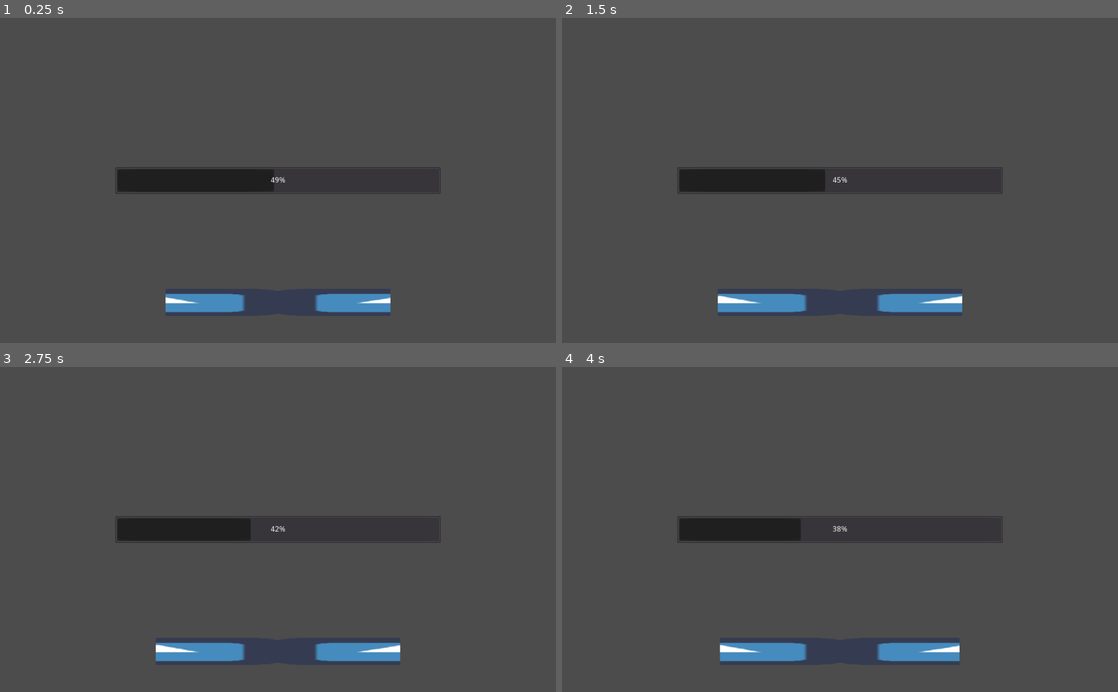
Above: before the commit, frames 1-4 (two rows, left to right).
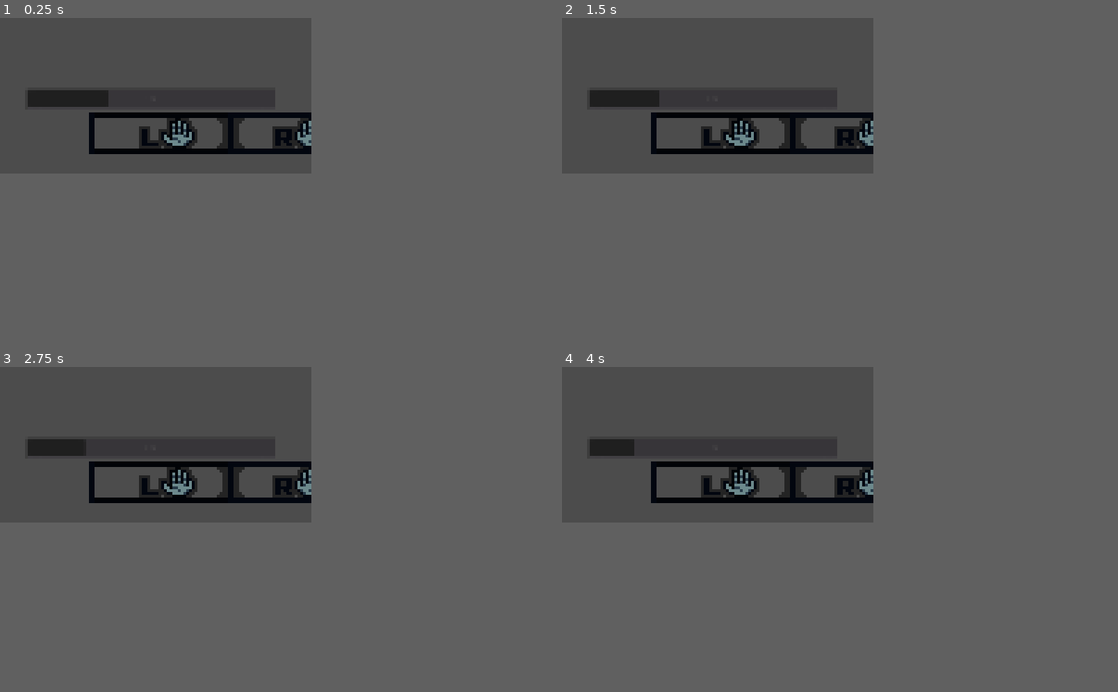
Above: after the commit, the same moments.

Repository: chris-janidlo/mini-jam-114
Game: Godot game, scene res://levels/Main.tscn
Two runs of this game, one before a commit and one after it. Both use one fixed random seed, a clock stepped at 60 frames per second and the inputs below. Before the commit the project has no main scene; this scene is started directly in both runs. The engine's default icon, where the game draws it, is replaced by a stand-in: a white triangle on a blue panel in a dark square.
Inputs:
- Up to frame 1 (0.25 s): no input
- Up to frame 2 (1.5 s): no input
- Up to frame 3 (2.75 s): no input
- Up to frame 4 (4 s): tap Enter at 2.75 s
In our replay, the window is 800x468 before the commit and 448x224 after it. These sizes can differ from the game's own. Grey fills any space a smaller window leaves; there, only what the larger window draws over its background counts as a difference.

The runs differ from the first frame. In frame 1, 7.7% of the frame differs, in the area x 5-80%, y 22-91%; in frame 2, 7.7%; in frame 3, 7.4%; in frame 4, 7.1%.

Commit message:
Imported all the art

Diff:
--- /dev/null
+++ b/Game.tscn
@@ -0,0 +1,34 @@
+[gd_scene load_steps=5 format=2]
+
+[ext_resource path="res://UI/Tug of War.tscn" type="PackedScene" id=1]
+[ext_resource path="res://UI/Power Meter.tscn" type="PackedScene" id=2]
+[ext_resource path="res://art/game_bg.png" type="Texture" id=3]
+[ext_resource path="res://character.tscn" type="PackedScene" id=4]
+
+[node name="Game" type="Node2D"]
+
+[node name="GameBg" type="Sprite" parent="."]
+position = Vector2( 56, 28 )
+texture = ExtResource( 3 )
+
+[node name="Power Meter" parent="." instance=ExtResource( 2 )]
+anchor_right = 0.77
+margin_left = 5.0
+margin_top = 38.0
+margin_right = 117.0
+margin_bottom = 43.0
+
+[node name="Tug of War" parent="." instance=ExtResource( 1 )]
+visible = false
+margin_left = 54.0
+margin_top = 0.999998
+margin_right = 94.0
+margin_bottom = 41.0
+
+[node name="character1" parent="." instance=ExtResource( 4 )]
+position = Vector2( 22, 28 )
+
+[node name="character2" parent="." instance=ExtResource( 4 )]
+position = Vector2( 91, 28 )
+scale = Vector2( -1, 1 )
+enemy = true
--- a/UI/Power Meter.tscn
+++ b/UI/Power Meter.tscn
@@ -1,33 +1,47 @@
-[gd_scene load_steps=3 format=2]
+[gd_scene load_steps=6 format=2]
 
-[ext_resource path="res://icon.png" type="Texture" id=1]
+[ext_resource path="res://art/right_hand_bg.png" type="Texture" id=1]
 [ext_resource path="res://UI/Power Meter.gd" type="Script" id=2]
+[ext_resource path="res://art/right_hand_border.png" type="Texture" id=3]
+[ext_resource path="res://art/left_hand_border.png" type="Texture" id=4]
+[ext_resource path="res://art/left_hand_bg.png" type="Texture" id=5]
 
 [node name="Power Meter" type="Control"]
-anchor_left = 0.5
-anchor_top = 1.0
-anchor_right = 0.5
+anchor_right = 1.0
 anchor_bottom = 1.0
-margin_left = -450.0
-margin_top = -100.0
-margin_right = 450.0
-margin_bottom = -50.0
+margin_bottom = -51.0
 script = ExtResource( 2 )
 left_progress_bar = NodePath("Left Hand")
 right_progress_bar = NodePath("Right Hand")
 
 [node name="Right Hand" type="TextureProgress" parent="."]
-anchor_left = 0.5
+anchor_top = 0.4
 anchor_right = 1.0
-anchor_bottom = 1.0
+anchor_bottom = 2.6
+margin_left = 52.0
+margin_right = -12.0
 value = 50.0
 texture_progress = ExtResource( 1 )
 nine_patch_stretch = true
 
 [node name="Left Hand" type="TextureProgress" parent="."]
-anchor_right = 0.5
-anchor_bottom = 1.0
-value = 20.0
-texture_progress = ExtResource( 1 )
+anchor_top = 0.4
+anchor_right = 1.0
+anchor_bottom = 2.6
+margin_left = 2.0
+margin_right = -62.0
+value = 50.0
+texture_progress = ExtResource( 5 )
 fill_mode = 1
 nine_patch_stretch = true
+
+[node name="left_hand_texture" type="TextureRect" parent="."]
+margin_right = 52.0
+margin_bottom = 15.0
+texture = ExtResource( 4 )
+
+[node name="right_hand_texture" type="TextureRect" parent="."]
+margin_left = 50.0
+margin_right = 102.0
+margin_bottom = 15.0
+texture = ExtResource( 3 )
--- a/UI/Tug of War.tscn
+++ b/UI/Tug of War.tscn
@@ -3,14 +3,10 @@
 [ext_resource path="res://UI/Tug of War.gd" type="Script" id=1]
 
 [node name="Tug of War" type="Control"]
-anchor_left = 0.5
-anchor_top = 0.5
-anchor_right = 0.5
-anchor_bottom = 0.5
-margin_left = -20.0
-margin_top = -20.0
-margin_right = 20.0
-margin_bottom = 20.0
+anchor_right = 1.0
+anchor_bottom = 1.0
+margin_bottom = -16.0
+rect_scale = Vector2( 0.15, 0.15 )
 script = ExtResource( 1 )
 progress_bar = NodePath("Progress Bar")
 
@@ -23,3 +19,5 @@
 margin_top = -25.0
 margin_right = 300.0
 margin_bottom = 25.0
+min_value = 24.0
+value = 25.0
--- /dev/null
+++ b/beam.gd
@@ -0,0 +1,17 @@
+extends Node2D
+
+
+# Declare member variables here. Examples:
+# var a = 2
+# var b = "text"
+
+
+# Called when the node enters the scene tree for the first time.
+func _ready():
+	pass # Replace with function body.
+
+
+# Called every frame. 'delta' is the elapsed time since the previous frame.
+func _process(delta):
+	$ball.position.x = get_parent().get_node("Tug of War")._bar.value - 50
+	print(get_parent().get_node("Tug of War")._bar.value - 50)
--- /dev/null
+++ b/beam.tscn
@@ -0,0 +1,14 @@
+[gd_scene load_steps=4 format=2]
+
+[ext_resource path="res://art/beam_ball.png" type="Texture" id=1]
+[ext_resource path="res://art/beam.png" type="Texture" id=2]
+[ext_resource path="res://beam.gd" type="Script" id=3]
+
+[node name="beam" type="Node2D"]
+script = ExtResource( 3 )
+
+[node name="beam" type="Sprite" parent="."]
+texture = ExtResource( 2 )
+
+[node name="ball" type="Sprite" parent="."]
+texture = ExtResource( 1 )
--- /dev/null
+++ b/character.gd
@@ -0,0 +1,25 @@
+extends Sprite
+
+
+#false = player, true = enemy
+export var enemy : bool
+
+
+func _ready():
+	if enemy == false:
+		self.texture = preload("res://art/player_sprite_sheet.png")
+	elif enemy == true:
+		self.texture = preload("res://art/enemy_sprite_sheet.png")
+
+
+# Called every frame. 'delta' is the elapsed time since the previous frame.
+#func _process(delta):
+#	pass
+
+func beam_spawn():
+	if enemy == false:
+		var beam = load("res://beam.tscn")
+		var beam_instance = beam.instance()
+		get_parent().add_child(beam_instance)
+		get_parent().get_node("beam").position = Vector2(56.5, 28.5)
+#		get_parent().get_node("beam").started = true
--- /dev/null
+++ b/character.tscn
@@ -0,0 +1,46 @@
+[gd_scene load_steps=4 format=2]
+
+[ext_resource path="res://art/player_sprite_sheet.png" type="Texture" id=1]
+[ext_resource path="res://character.gd" type="Script" id=2]
+
+[sub_resource type="Animation" id=1]
+resource_name = "start"
+length = 1.33333
+step = 0.0166667
+tracks/0/type = "value"
+tracks/0/path = NodePath(".:frame")
+tracks/0/interp = 1
+tracks/0/loop_wrap = true
+tracks/0/imported = false
+tracks/0/enabled = true
+tracks/0/keys = {
+"times": PoolRealArray( 0, 0.166667, 0.333333, 0.5, 0.666667, 0.833333, 1, 1.08333, 1.16667, 1.25 ),
+"transitions": PoolRealArray( 1, 1, 1, 1, 1, 1, 1, 1, 1, 1 ),
+"update": 1,
+"values": [ 0, 1, 0, 1, 0, 1, 2, 3, 4, 5 ]
+}
+tracks/1/type = "method"
+tracks/1/path = NodePath(".")
+tracks/1/interp = 1
+tracks/1/loop_wrap = true
+tracks/1/imported = false
+tracks/1/enabled = true
+tracks/1/keys = {
+"times": PoolRealArray( 1.25 ),
+"transitions": PoolRealArray( 1 ),
+"values": [ {
+"args": [  ],
+"method": "beam_spawn"
+} ]
+}
+
+[node name="character" type="Sprite"]
+position = Vector2( 54, 28 )
+texture = ExtResource( 1 )
+hframes = 6
+frame = 1
+script = ExtResource( 2 )
+
+[node name="anim" type="AnimationPlayer" parent="."]
+autoplay = "start"
+anims/start = SubResource( 1 )
--- a/levels/Main.tscn
+++ b/levels/Main.tscn
@@ -3,10 +3,18 @@
 [ext_resource path="res://UI/Power Meter.tscn" type="PackedScene" id=1]
 [ext_resource path="res://UI/Tug of War.tscn" type="PackedScene" id=2]
 
-[node name="Main" type="Control"]
+[node name="ui" type="Control"]
 anchor_right = 1.0
 anchor_bottom = 1.0
 
 [node name="Power Meter" parent="." instance=ExtResource( 1 )]
+margin_left = 32.0
+margin_top = 34.0
+margin_right = 32.0
+margin_bottom = 34.0
 
 [node name="Tug of War" parent="." instance=ExtResource( 2 )]
+margin_left = 46.0
+margin_top = 25.0
+margin_right = 46.0
+margin_bottom = 25.0
--- a/project.godot
+++ b/project.godot
@@ -21,11 +21,48 @@
 [application]
 
 config/name="mini jam 114"
+run/main_scene="res://Game.tscn"
 config/icon="res://icon.png"
 
 [autoload]
 
 BeamManager="*res://Beam Manager.tscn"
+
+[debug]
+
+settings/fps/force_fps=60
+settings/stdout/print_fps=true
+
+[display]
+
+window/size/width=112
+window/size/height=56
+window/stretch/mode="viewport"
+window/stretch/aspect="keep"
+
+[importer_defaults]
+
+texture={
+"compress/bptc_ldr": 0,
+"compress/hdr_mode": 0,
+"compress/lossy_quality": 0.7,
+"compress/mode": 0,
+"compress/normal_map": 0,
+"detect_3d": false,
+"flags/anisotropic": false,
+"flags/filter": false,
+"flags/mipmaps": false,
+"flags/repeat": 0,
+"flags/srgb": 2,
+"process/HDR_as_SRGB": false,
+"process/fix_alpha_border": true,
+"process/invert_color": false,
+"process/normal_map_invert_y": false,
+"process/premult_alpha": false,
+"size_limit": 0,
+"stream": false,
+"svg/scale": 1.0
+}
 
 [input]
 
Binary file added: art/beam.png
Not shown, added: art/beam.png.import
Binary file added: art/beam_ball.png
Not shown, added: art/beam_ball.png.import
Binary file added: art/enemy_sprite_sheet.png
Not shown, added: art/enemy_sprite_sheet.png.import
Binary file added: art/game_bg.png
Not shown, added: art/game_bg.png.import
Binary file added: art/left_hand_bg.png
Not shown, added: art/left_hand_bg.png.import
Binary file added: art/left_hand_border.png
Not shown, added: art/left_hand_border.png.import
(and 6 more such lines)
